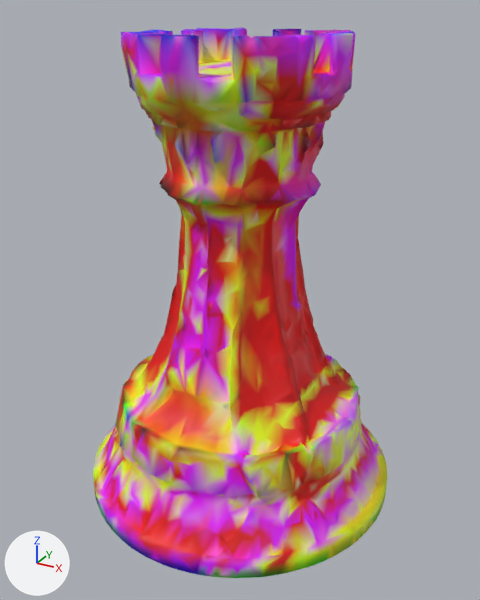
A saved change to the glTF model assets/models/persian/candidate2/optimized/rook.glb.
The view is the same before and after, from a camera (50 mm lens) standing at (0.648, -1.179, 0.538) and looking at (0.009, -0.017, -0.043). The lights are fixed; the arrows at lower left show +X, +Y and +Z. The first picture is the older version.

The first picture shows 'geometry_0'.
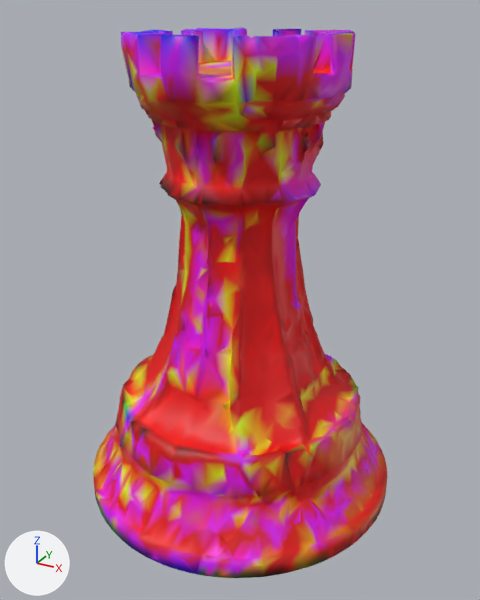
The edits, one by one:
me_geometry_0 has 6003 vertices, 11981 faces and spans x -0.355..0.355, y -0.356..0.356, z -0.5..0.5.
me_geometry_0 is used by ob_geometry_0; location (0.0, 0.0, 0.0).
me_geometry_0 part 1: 10296 faces centred in x -0.355..0.355, y -0.355..0.355, z -0.5..0.498 are repainted in the vertex colours, in many colours.

Changed parts and their boxes (x1, y1, x2, y2) in the pictures (480 x 600 px):
part 1 of me_geometry_0, recoloured
    both: (93, 27, 387, 578)
